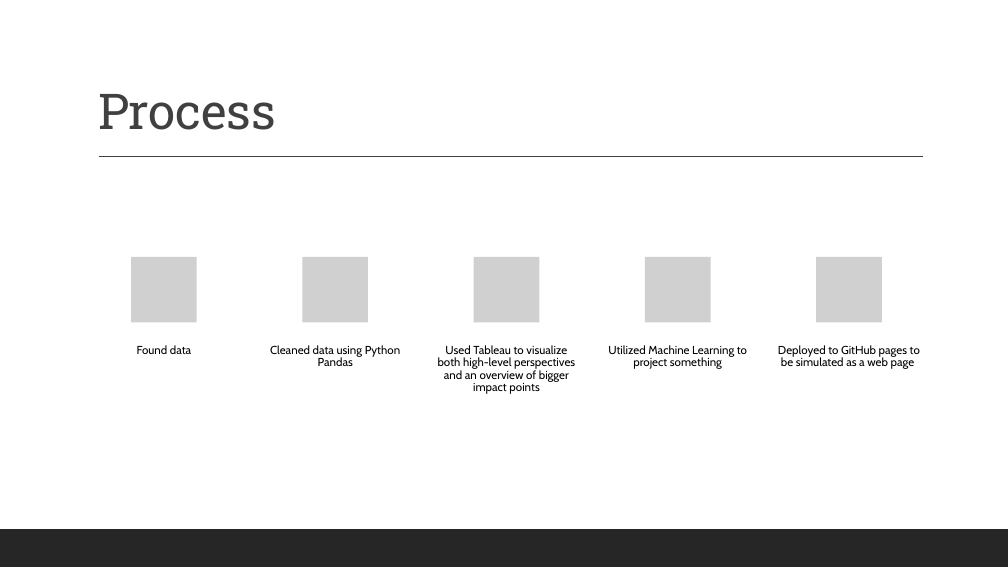
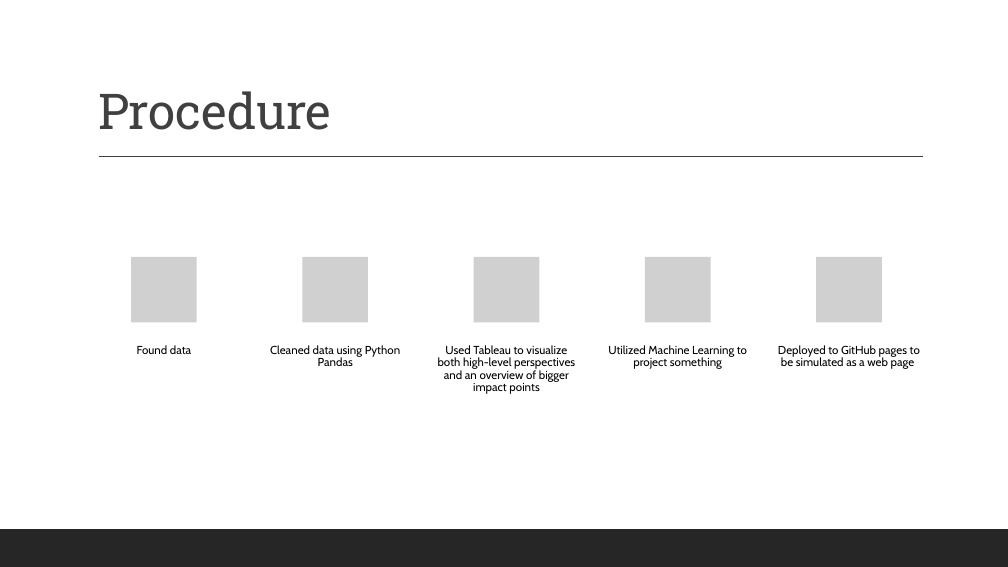
Before and after one commit to CecilyGriffin/EvictionPrediction, a slide deck: slide 8 of EvictionPrediction.pptx (slide 7 before the commit). Drawn at 1008x567 pixels with LibreOffice and Linux fonts; fonts in the diff are those of the drawing; grey boxes stand for pictures. Boxes give left, top, right and bottom in pixels: in the first picture for what was removed or moved away, otherwise in the second. Text is boxed around its words. In the diff, an @@ line names an element or a change of style, - is before the commit and + after.

```diff
--- a/EvictionPrediction.pptx
+++ b/EvictionPrediction.pptx
@@ title at box(98, 91, 331, 130): text changed @@
-Process
+Procedure
```
Also in this commit, not shown: 2 other slides changed, 1 slide added.
